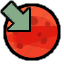
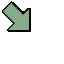
Comparing the layer stacks of the two (64, 64) images. Changes:
renamed "Layer 4" to "Layer 5", painted on it over [2, 1, 31, 32]
hid "Layer 1" over [1, 1, 31, 32]
hid "Layer 0" over [6, 6, 58, 58]
hid "Layer 2" over [1, 1, 60, 60]
